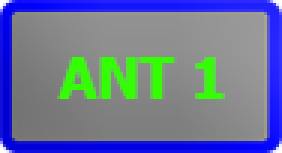
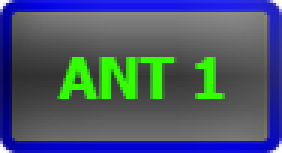
Layered file, before and after one edit (282 x 153). Changes by layer:
pixels changed over left=0, top=0, right=282, bottom=153 (layer not identified)
